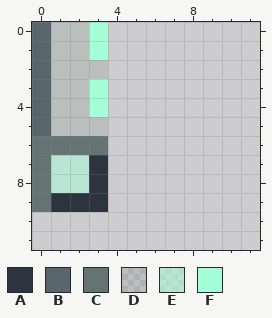
Pixel-art file -- src/main/art/machines/jacket/item_conduit_active.aseprite. The first picture shows the starting point.
16x16 pixels, 1 frame. Colours within 5 levels of each other are drawn and written as one. Shown: x 0..11, y 0..11.
Visible layers, top first: "Hardware and signals", "Brushing and reflected light", "Recess and shade", "Material base".
Palette (. is transparent): A #2b343f  B #58666b  C #667373  D #3d5c4022  E #a4ffd97d  F #a4ffd9
Pixels before, first column x 0:
 0 BDDF
 1 BDDF
 2 BDDD
 3 BDDF
 4 BDDF
 5 BDDD
 6 CCCC
 7 CEEA
 8 CEEA
 9 CAAA
After the commit:
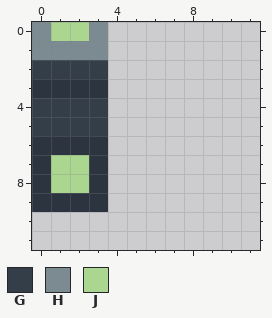
Colours new in this view: G #333e48  H #7b8b91  J #aad690
Message: Apply guarded furnace and graphite industrial finishes
The exact change:
layer "Solid graphite jacket" added
layer "Metal fittings" added
layer "Service indicator" added
layer "Material base" removed
layer "Recess and shade" removed
layer "Brushing and reflected light" removed
layer "Hardware and signals" removed
Changed rows in their new state; - is an unchanged pixel.
Layers "Service indicator", "Metal fittings", "Solid graphite jacket":
first column x 0:
 0 HJJH
 1 HHHH
 2 GGGG
 3 AAAA
 4 GGGG
 5 GGGG
 6 AAAA
 7 AJJ-
 8 AJJ-
 9 A---
Where, in picture pixels (left, top, right, bottom), the same in both pictures:
changed: (32, 22, 108, 212)
